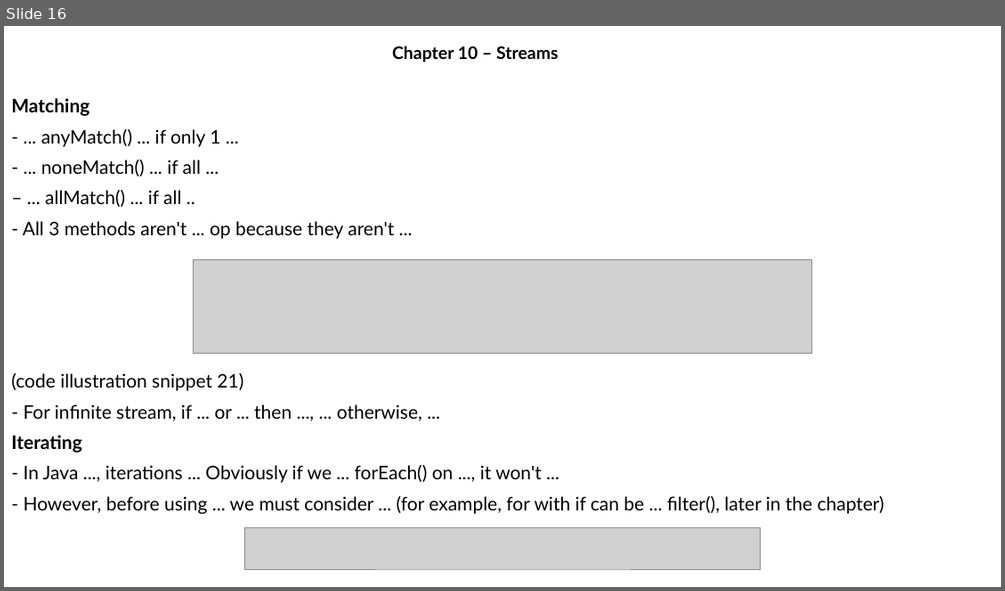
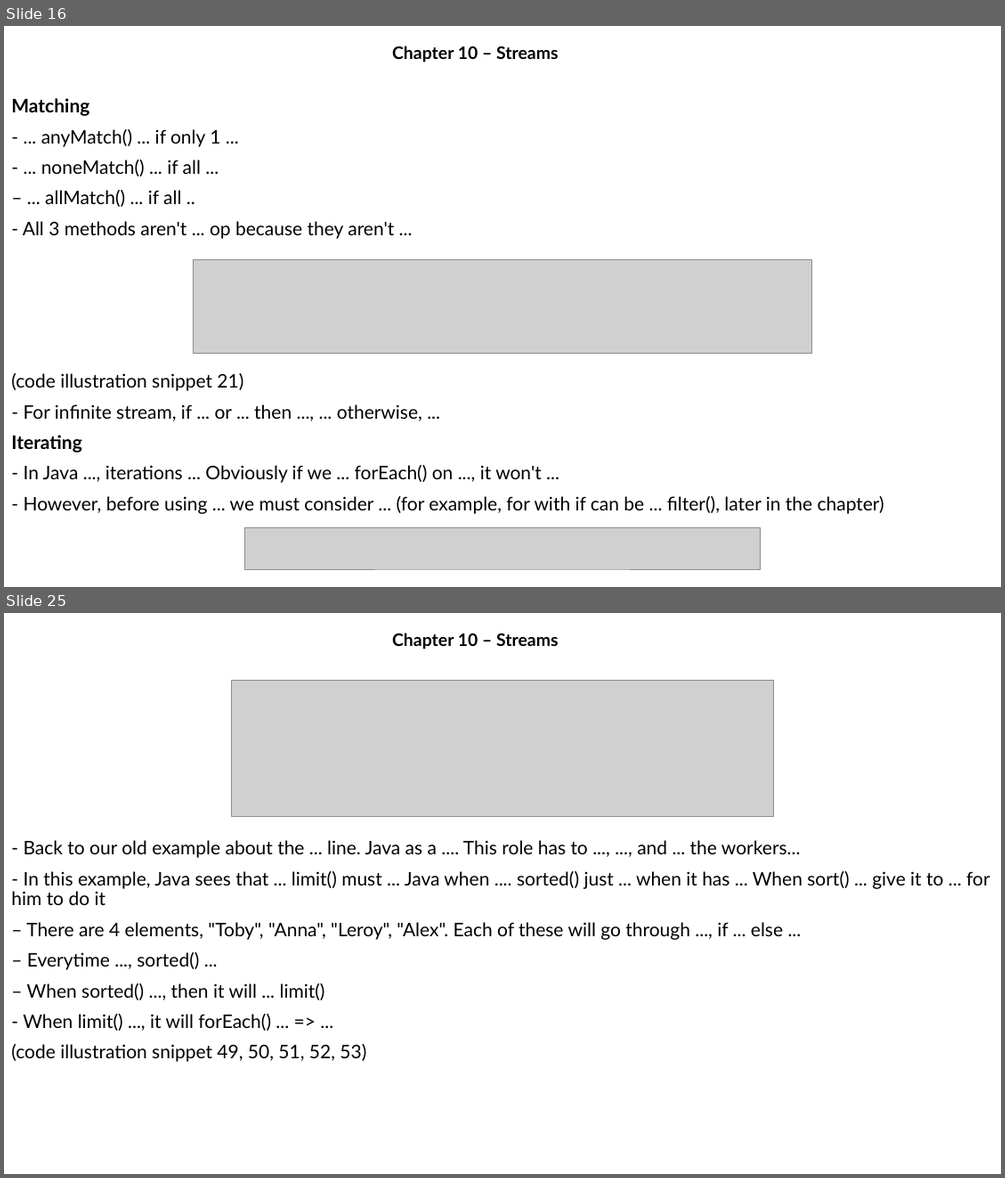
Before and after one commit to MaiDinhVinh/CS-Java, a slide deck: OCP17/Chapter 10 - Streams.pptx. Shown one above the other, each under a label of ours: slide 16 before the commit, slides 16 and 25 after it; the slides between them are not shown. The pictures are 1005x591 and 1005x1178 pixels, drawn with LibreOffice and Linux fonts; fonts in the diff are those of the drawing; grey boxes stand for pictures. Boxes give left, top, right and bottom in pixels: in the first picture for what was removed or moved away, otherwise in the second. Text is boxed around its words. In the diff, an @@ line names an element or a change of style, - is before the commit and + after.

```diff
--- a/OCP17/Chapter 10 - Streams.pptx
+++ b/OCP17/Chapter 10 - Streams.pptx
@@ slide 25 added at (x1=4, y1=613, x2=1001, y2=1174), background #FFFFFF @@
@@ subtitle added at (x1=392, y1=633, x2=558, y2=649), 16.6 pt, text #000000, bold @@
+Chapter 10 – Streams
@@ picture added at (x1=231, y1=681, x2=774, y2=817) @@
@@ text added at (x1=11, y1=840, x2=990, y2=1062), 18 pt, text #000000 @@
+- Back to our old example about the ... line. Java as a .... This role has to ..., ..., and ... the workers...
+- In this example, Java sees that ... limit() must ... Java when .... sorted() just ... when it has ... When sort() ... give it to ... for him to do it
+– There are 4 elements, "Toby", "Anna", "Leroy", "Alex". Each of these will go through ..., if ... else ...
+– Everytime ..., sorted() ...
+– When sorted() ..., then it will ... limit()
+- When limit() ..., it will forEach() ... => ...
+(code illustration snippet 49, 50, 51, 52, 53)
```
Also in this commit, not shown: 1 slide changed, 18 other slides added.
